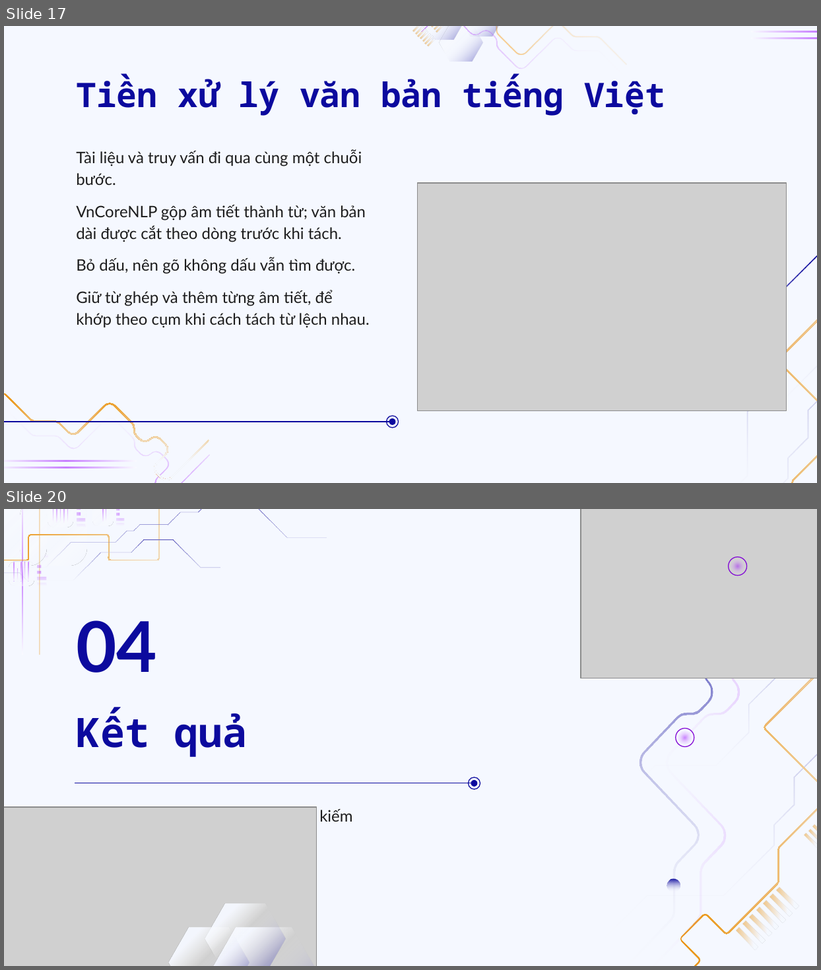
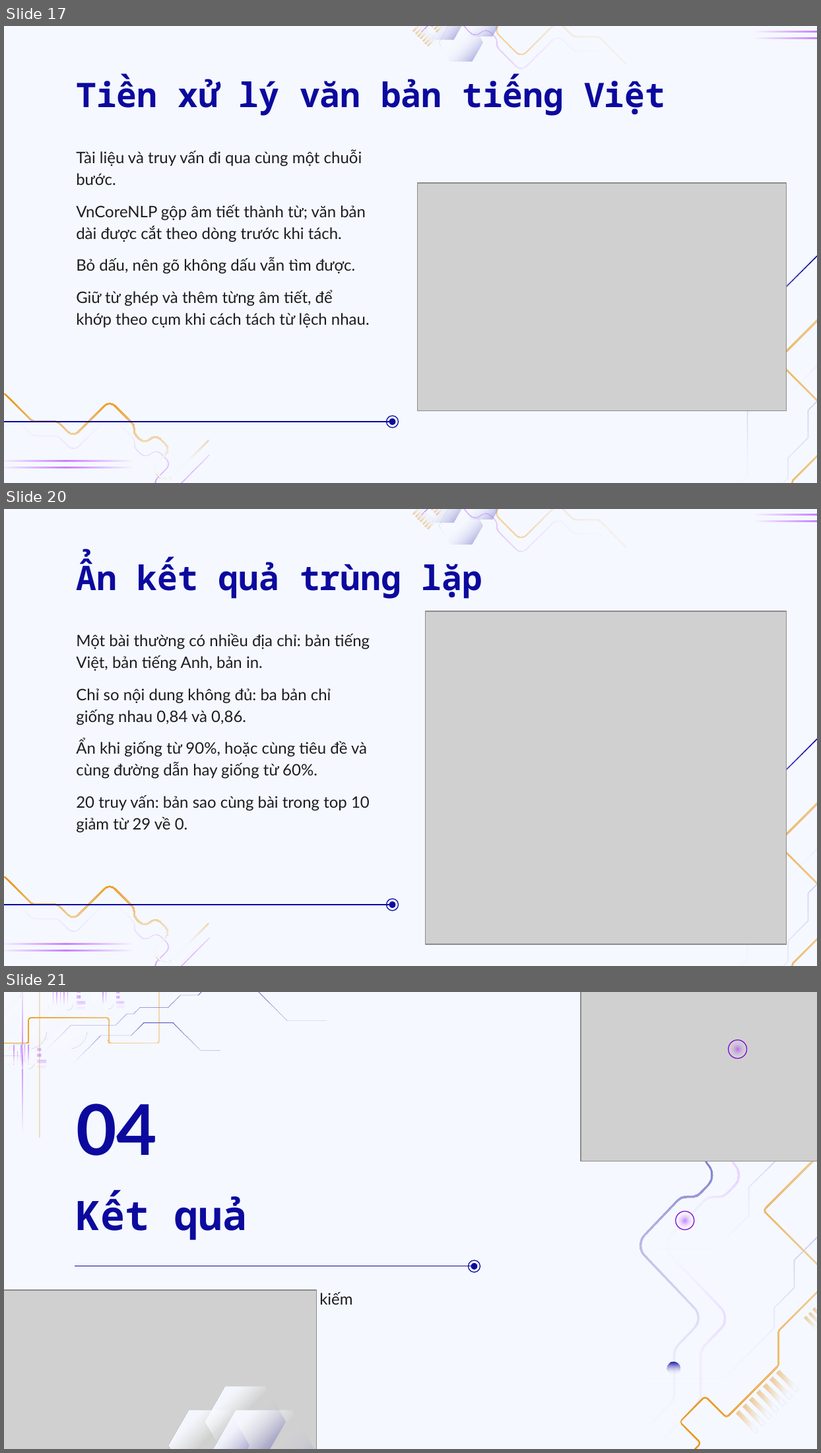
Before and after one commit to doanan293/WebCorpusPipeline, a slide deck: docs/presentation/BAT-thu-thap-boc-tach-tim-kiem.pptx. Shown one above the other, each under a label of ours: slides 17 and 20 before the commit, slides 17, 20 and 21 after it; the slides between them are not shown. The pictures are 821x970 and 821x1453 pixels, drawn with LibreOffice and Linux fonts; fonts in the diff are those of the drawing; grey boxes stand for pictures; background and template pictures are left out. Boxes give left, top, right and bottom in pixels: in the first picture for what was removed or moved away, otherwise in the second. Text is boxed around its words. In the diff, an @@ line names an element or a change of style, - is before the commit and + after.

Commit message:
docs: new PageRank and duplicate hiding in the report and slides
The report describes PageRank without boilerplate links, adds section
3.4 and figure 13 on hiding duplicate results, and table 10 measuring
it on 20 queries (copies of the same article in the top 10: 29 to 0).
The slides gain a duplicate hiding slide and the updated figures.

```diff
--- a/docs/presentation/BAT-thu-thap-boc-tach-tim-kiem.pptx
+++ b/docs/presentation/BAT-thu-thap-boc-tach-tim-kiem.pptx
@@ slide 20 added at bbox=[4, 509, 817, 966], background #F5F8FF; not listed: 23 template elements that a slide beside it also shows @@
@@ title added at bbox=[76, 559, 482, 599], 30 pt, text #0C0A9E, bold @@
+Ẩn kết quả trùng lặp
@@ picture added at bbox=[425, 611, 786, 945] @@
@@ subtitle added at bbox=[76, 634, 370, 833], 14 pt, text #1D1D1D @@
+Một bài thường có nhiều địa chỉ: bản tiếng Việt, bản tiếng Anh, bản in.
+Chỉ so nội dung không đủ: ba bản chỉ giống nhau 0,84 và 0,86.
+Ẩn khi giống từ 90%, hoặc cùng tiêu đề và cùng đường dẫn hay giống từ 60%.
+20 truy vấn: bản sao cùng bài trong top 10 giảm từ 29 về 0.
@@ group added at bbox=[4, 876, 399, 966]: 2 freeform shapes, 2 ellipses, 1 line @@
@@ what was slide 20 is now slide 21 @@
```
Also in this commit, not shown: 3 slides changed, 7 other files.
